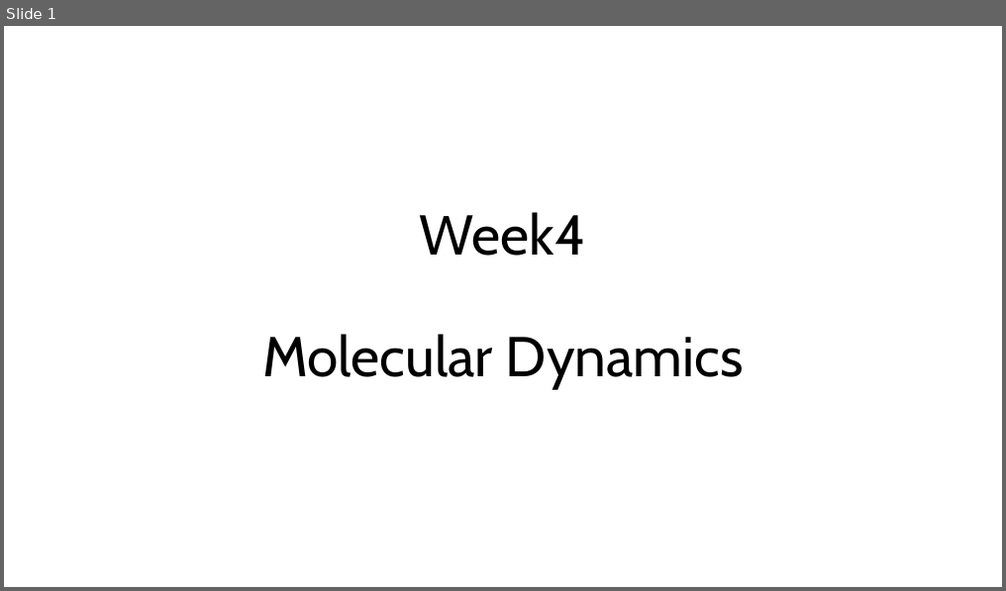
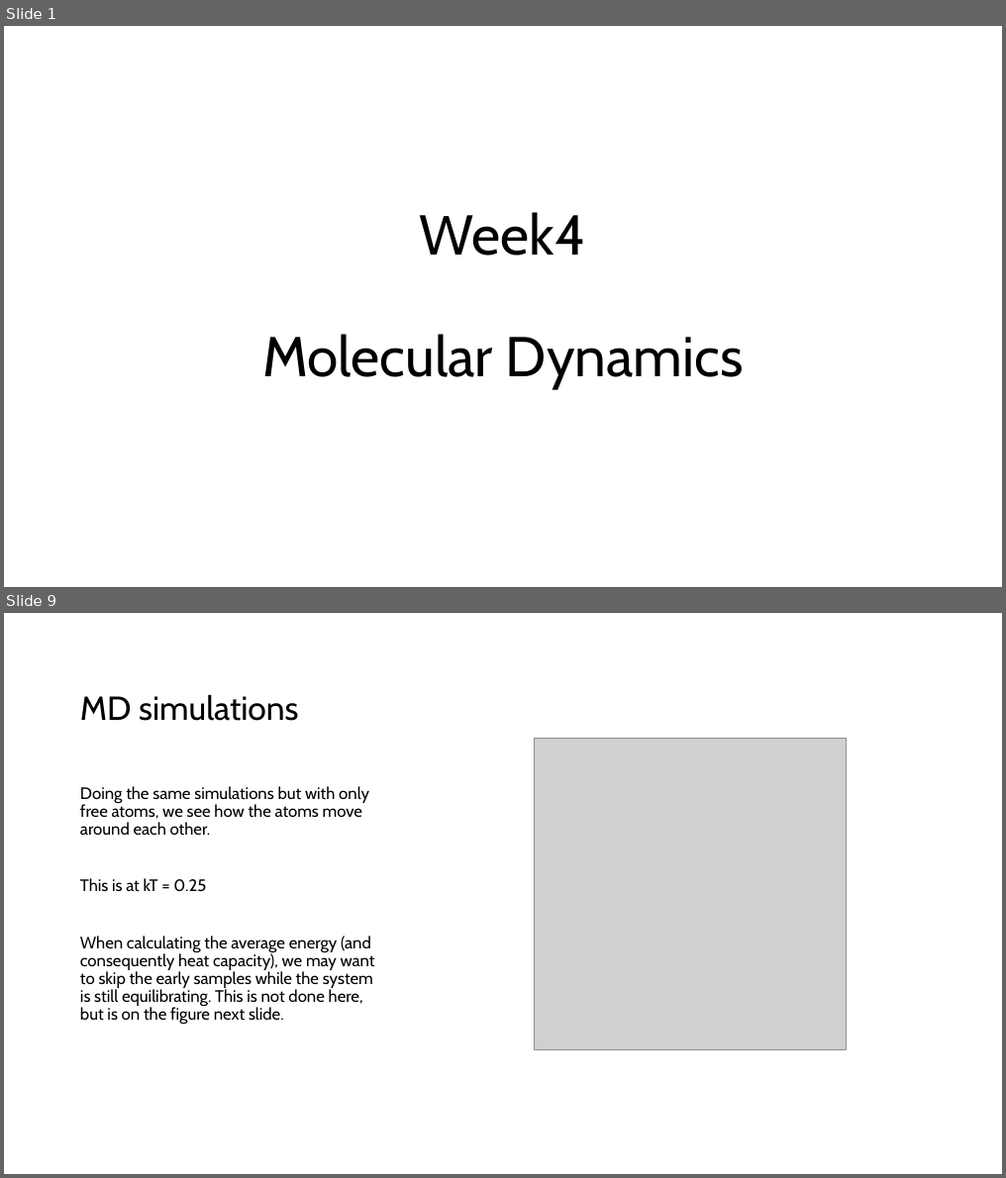
Before and after one commit to EmiloKatten/CompPhys, a slide deck: week4.pptx. Shown one above the other, each under a label of ours: slide 1 before the commit, slides 1 and 9 after it; the slides between them are not shown. The pictures are 1006x591 and 1006x1178 pixels, drawn with LibreOffice and Linux fonts; fonts in the diff are those of the drawing; grey boxes stand for pictures. Boxes give left, top, right and bottom in pixels: in the first picture for what was removed or moved away, otherwise in the second. Text is boxed around its words. In the diff, an @@ line names an element or a change of style, - is before the commit and + after.

```diff
--- a/week4.pptx
+++ b/week4.pptx
@@ slide 9 added at (4,613,1002,1174), background #FFFFFF @@
@@ title added at (80,694,298,721), 32 pt, text #000000 @@
+MD simulations
@@ picture added at (534,738,846,1051) @@
@@ text added at (80,786,375,1024), 16 pt, text #000000 @@
+Doing the same simulations but with only free atoms, we see how the atoms move around each other.
+This is at kT = 0.25
+When calculating the average energy (and consequently heat capacity), we may want to skip the early samples while the system is still equilibrating. This is not done here, but is on the figure next slide.
```
Also in this commit, not shown: 3 slides changed, 5 other slides added, 4 other files.
